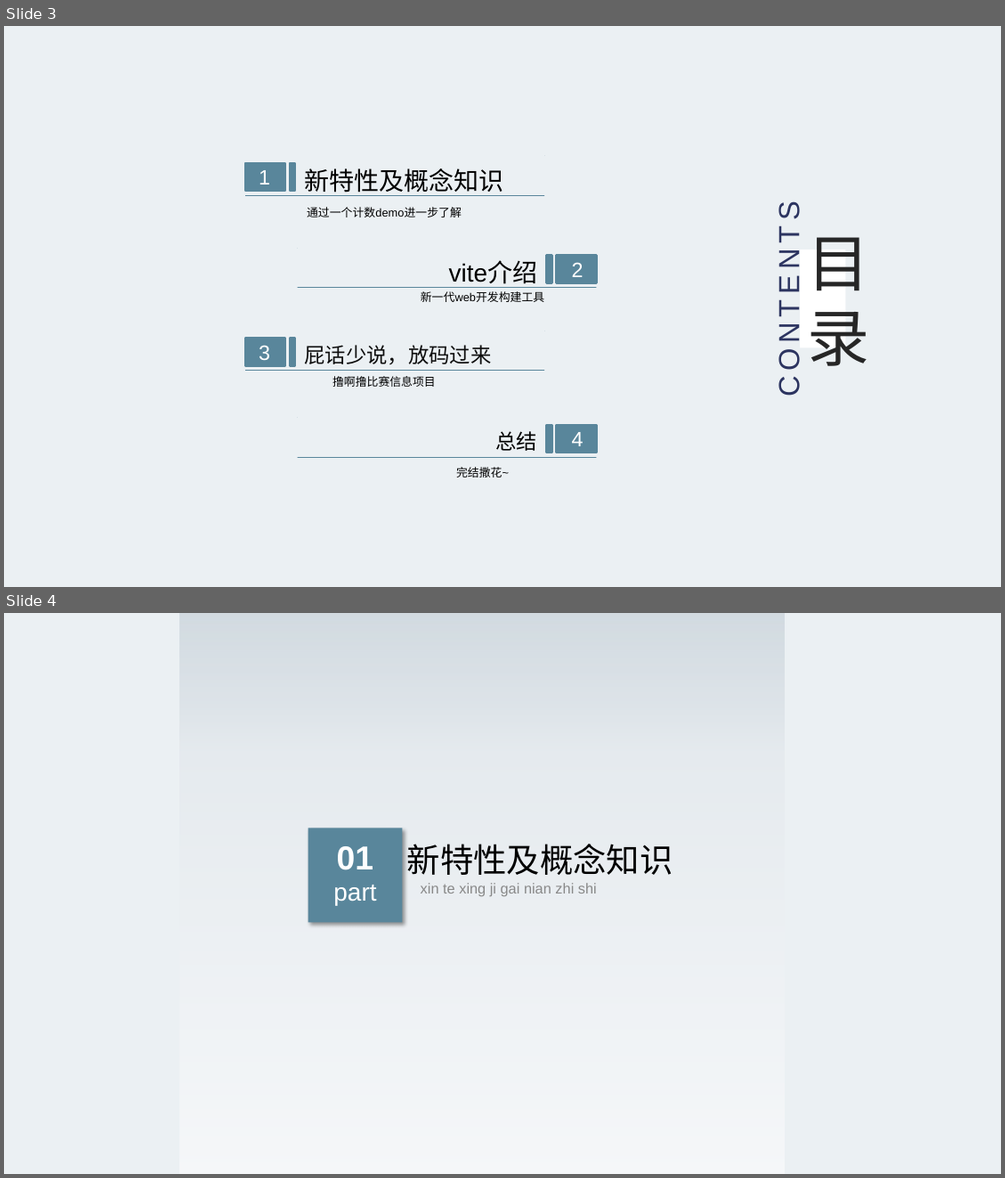
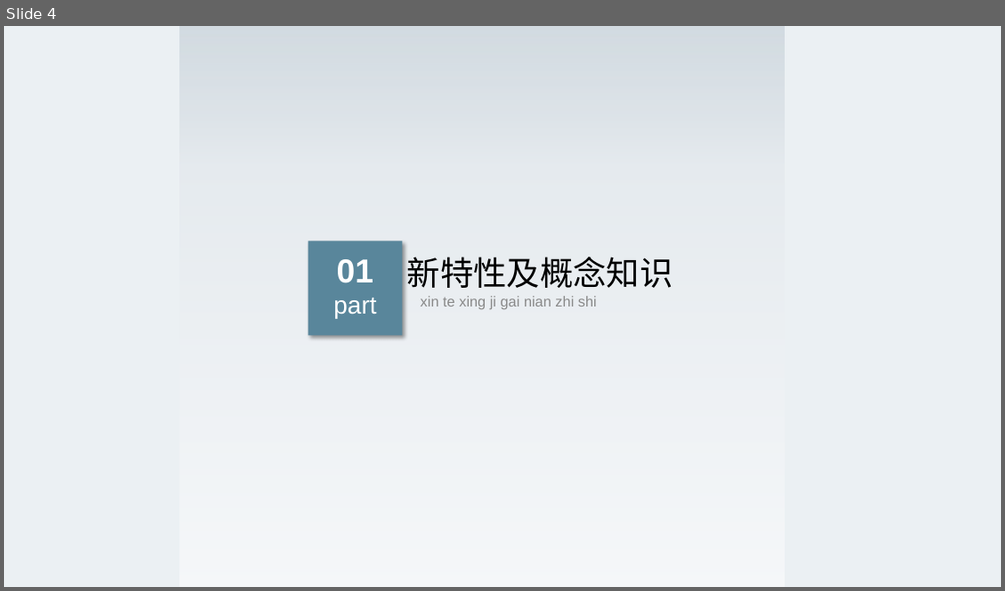
Before and after one commit to jgsrty/vite-demo, a slide deck: rty-share-2020-07-31.pptx. Shown one above the other, each under a label of ours: slides 3 and 4 before the commit, slide 4 after it. The pictures are 1005x1178 and 1005x591 pixels, drawn with LibreOffice and Linux fonts; fonts in the diff are those of the drawing. Boxes give left, top, right and bottom in pixels: in the first picture for what was removed or moved away, otherwise in the second. Text is boxed around its words. In the diff, an @@ line names an element or a change of style, - is before the commit and + after.

```diff
--- a/rty-share-2020-07-31.pptx
+++ b/rty-share-2020-07-31.pptx
@@ slide 3 removed at box(4, 26, 1001, 587), background #EBF0F3 @@
@@ freeform shape removed at box(245, 155, 544, 195) @@
-新特性及概念知识
@@ freeform shape removed at box(245, 163, 296, 191) @@
-1
@@ text removed at box(307, 207, 461, 217) @@
-通过一个计数demo进一步了解
@@ text removed at box(773, 225, 805, 391) @@
-CONTENTS
@@ freeform shape removed at box(297, 248, 596, 288) @@
-vite介绍
@@ freeform shape removed at box(547, 256, 597, 283) @@
-2
@@ rectangle removed at box(801, 249, 846, 347) @@
-目录
@@ text removed at box(421, 291, 544, 302) @@
-新一代web开发构建工具
@@ freeform shape removed at box(245, 338, 296, 365) @@
-3
@@ freeform shape removed at box(245, 330, 544, 370) @@
-屁话少说，放码过来
@@ text removed at box(332, 376, 436, 386) @@
-撸啊撸比赛信息项目
@@ freeform shape removed at box(297, 417, 596, 457) @@
-总结
@@ freeform shape removed at box(547, 425, 597, 452) @@
-4
@@ text removed at box(456, 467, 509, 477) @@
-完结撒花~
```
Also in this commit, not shown: 6 slides changed, 6 slides added, 15 other slides removed, 2 other files.
